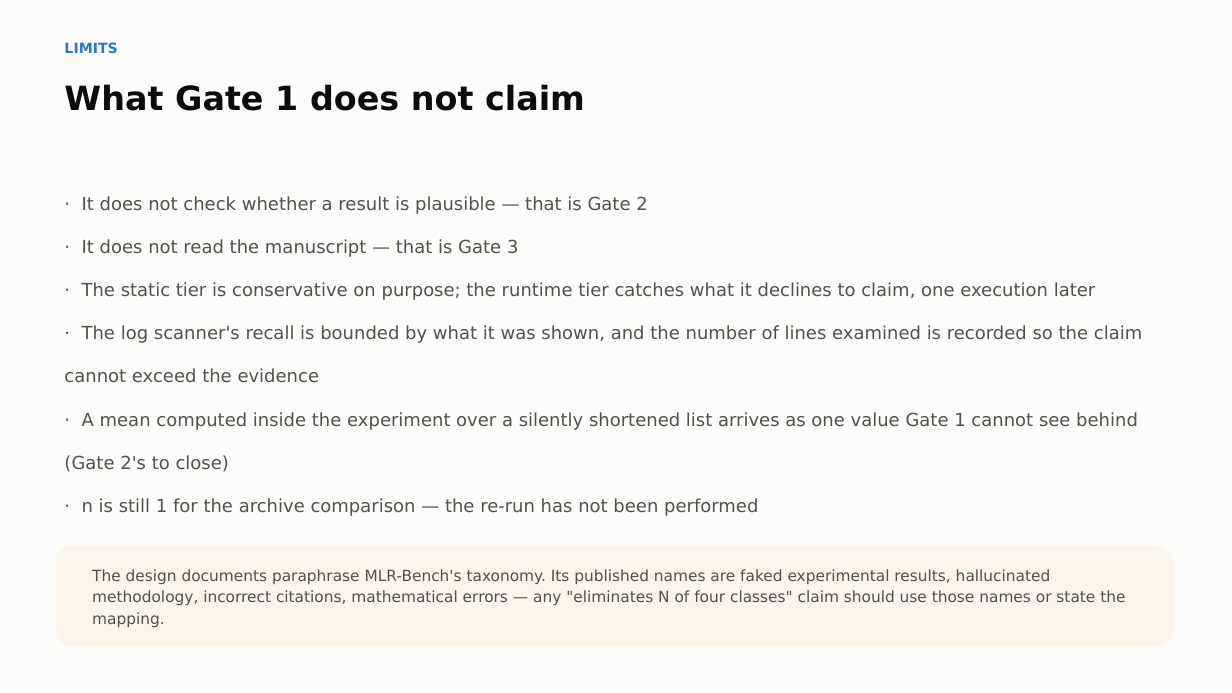
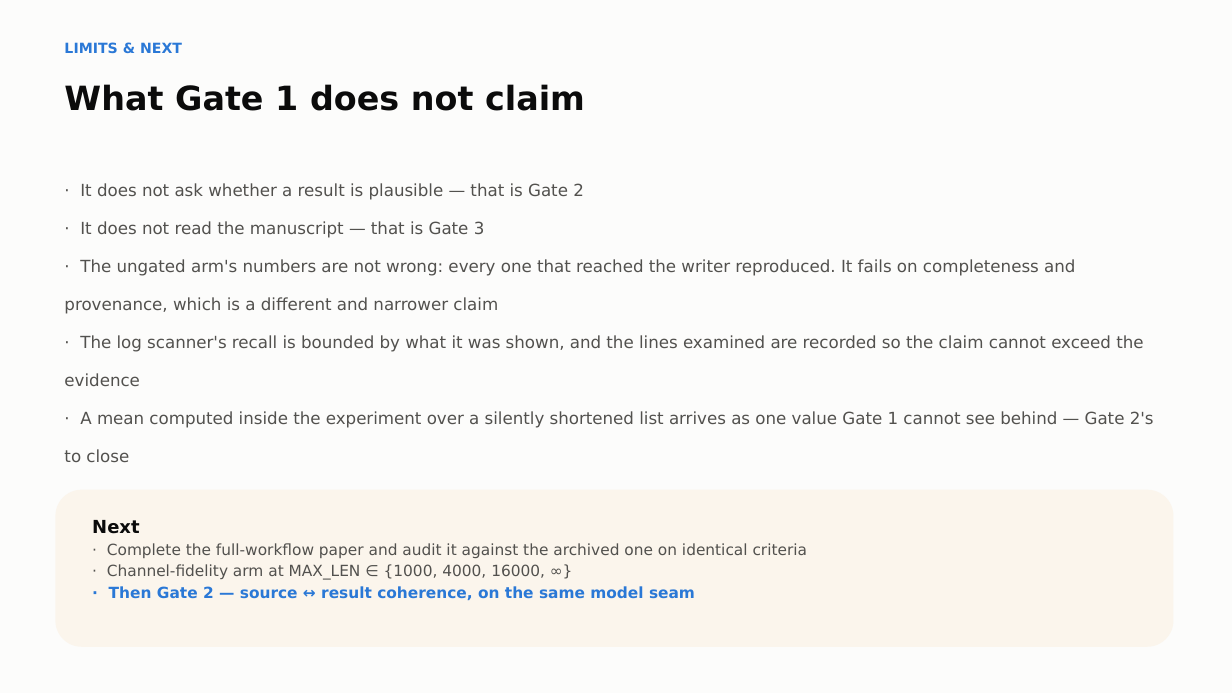
Before and after one commit to bananatruck/gates, a slide deck: slide 10 of reports/GATE1_DECK.pptx (slide 19 before the commit). Drawn at 1232x693 pixels with LibreOffice and Linux fonts; fonts in the diff are those of the drawing. Boxes give left, top, right and bottom in pixels: in the first picture for what was removed or moved away, otherwise in the second. Text is boxed around its words. In the diff, an @@ line names an element or a change of style, - is before the commit and + after.

```diff
--- a/reports/GATE1_DECK.pptx
+++ b/reports/GATE1_DECK.pptx
@@ text at [64, 42, 182, 53]: text changed @@
-LIMITS
+LIMITS & NEXT
@@ text "· It does not ask ...": place and size @@
-text "· It does not ask ..." at [64, 196, 1142, 516]
+text "· It does not ask ..." at [64, 183, 1154, 462]
@@ text at [80, 183, 584, 200]: text changed; size 14 to 13 pt @@
-· It does not check whether a result is plausible — that is Gate 2
+· It does not ask whether a result is plausible — that is Gate 2
@@ text at [80, 221, 485, 238]: size 14 to 13 pt in "· It does not read the manuscript ..."; line spacing 2 to 1.9 @@
@@ text at [64, 259, 1154, 462]: text changed; size 14 to 13 pt @@
-· The static tier is conservative on purpose; the runtime tier catches what it declines to claim, one execution later
-· The log scanner's recall is bounded by what it was shown, and the number of lines examined is recorded so the claim cannot exceed the evidence
-· A mean computed inside the experiment over a silently shortened list arrives as one value Gate 1 cannot see behind (Gate 2's to close)
-· n is still 1 for the archive comparison — the re-run has not been performed
+· The ungated arm's numbers are not wrong: every one that reached the writer reproduced. It fails on completeness and provenance, which is a different and narrower claim
+· The log scanner's recall is bounded by what it was shown, and the lines examined are recorded so the claim cannot exceed the evidence
+· A mean computed inside the experiment over a silently shortened list arrives as one value Gate 1 cannot see behind — Gate 2's to close
@@ rounded rectangle: place and size @@
-rounded rectangle at [55, 545, 1174, 647]
+rounded rectangle at [55, 490, 1174, 647]
@@ text at [92, 520, 808, 600]: text changed @@
-The design documents paraphrase MLR-Bench's taxonomy. Its published names are faked experimental results, hallucinated methodology, incorrect citations, mathematical errors — any "eliminates N of four classes" claim should use those names or state the mapping.
+Next
+· Complete the full-workflow paper and audit it against the archived one on identical criteria
+· Channel-fidelity arm at MAX_LEN ∈ {1000, 4000, 16000, ∞}
+· Then Gate 2 — source ↔ result coherence, on the same model seam
```
Also in this commit, not shown: 4 other slides changed, 3 slides added, 13 slides removed, 6 other files.
